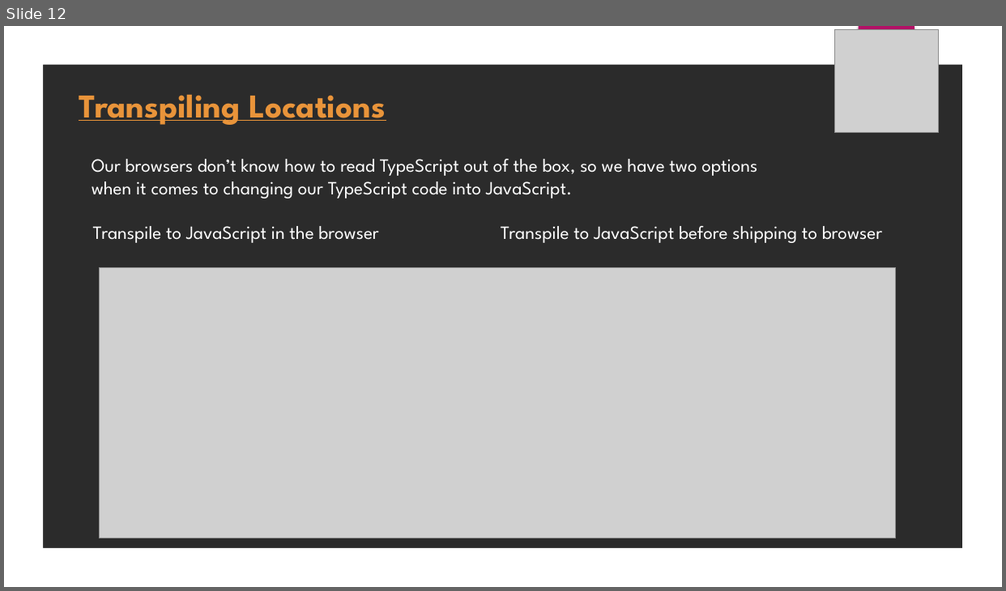
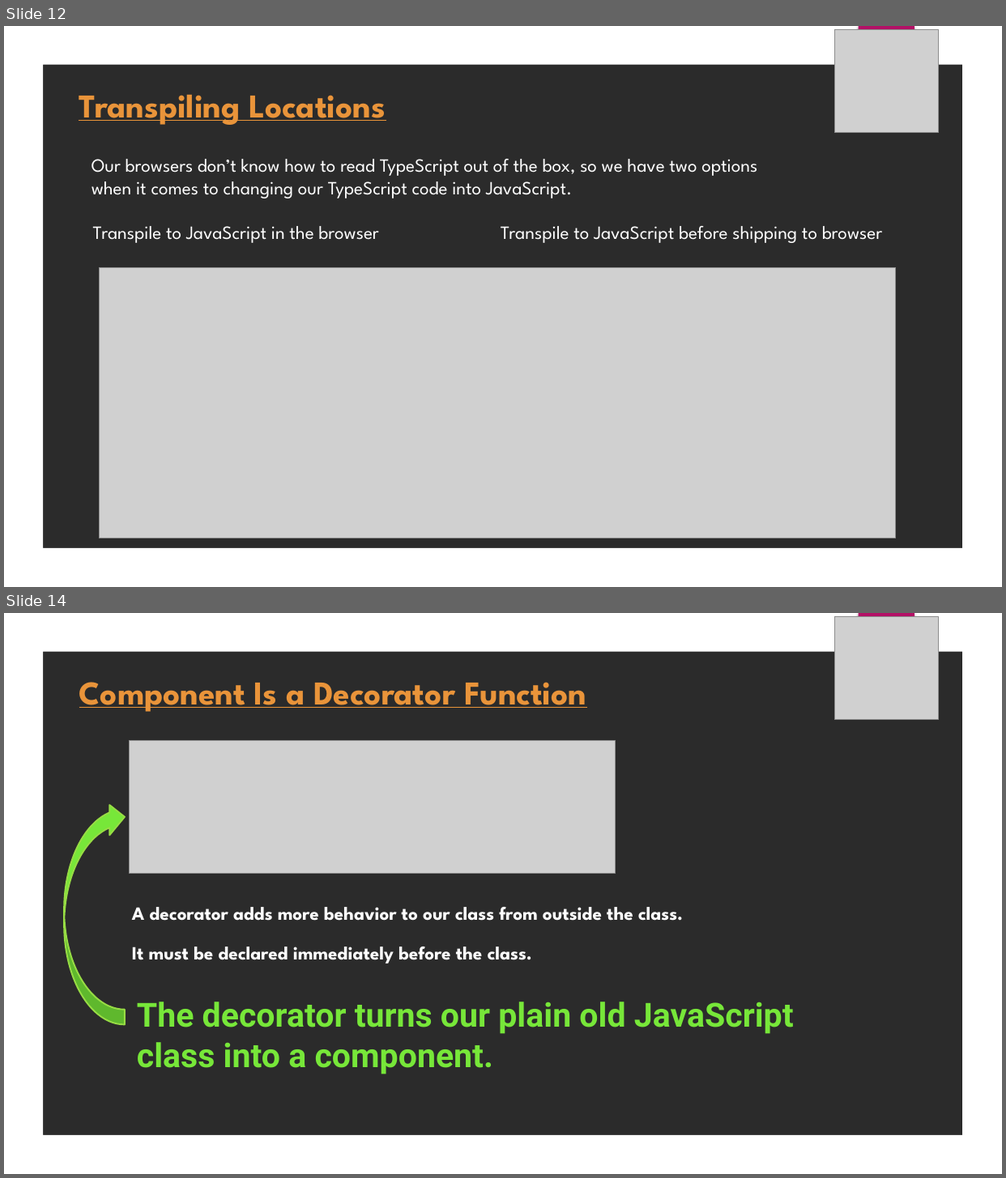
Before and after one commit to uiravi/Angular-pptx, a slide deck: Angular.pptx. Shown one above the other, each under a label of ours: slide 12 before the commit, slides 12 and 14 after it; the slides between them are not shown. The pictures are 1006x591 and 1006x1178 pixels, drawn with LibreOffice and Linux fonts; fonts in the diff are those of the drawing; grey boxes stand for pictures; background and template pictures are left out; a plain dark background stands for a picture behind light text. Boxes give left, top, right and bottom in pixels: in the first picture for what was removed or moved away, otherwise in the second. Text is boxed around its words. In the diff, an @@ line names an element or a change of style, - is before the commit and + after.

```diff
--- a/Angular.pptx
+++ b/Angular.pptx
@@ slide 14 added at box(4, 613, 1002, 1174), background picture (left out); not listed: 2 template elements that a slide beside it also shows @@
@@ picture added at box(835, 617, 938, 720) @@
@@ text added at box(79, 682, 586, 712), 32 pt, text #E9943A, bold, underline @@
+Component Is a Decorator Function
@@ picture added at box(130, 740, 616, 874) @@
@@ curved left arrow added at box(64, 802, 125, 1024), fill #77E739, outline #97DC44 1.5 pt @@
@@ text added at box(132, 907, 683, 921), 18 pt, text #FFFFFF, bold @@
+A decorator adds more behavior to our class from outside the class.
@@ text added at box(132, 947, 532, 964), 18 pt, text #FFFFFF, bold @@
+It must be declared immediately before the class.
@@ text added at box(137, 1002, 794, 1075), 32 pt, text #77E739, bold @@
+The decorator turns our plain old JavaScript class into a component.
```
Also in this commit, not shown: 1 slide changed, 10 other slides added.
